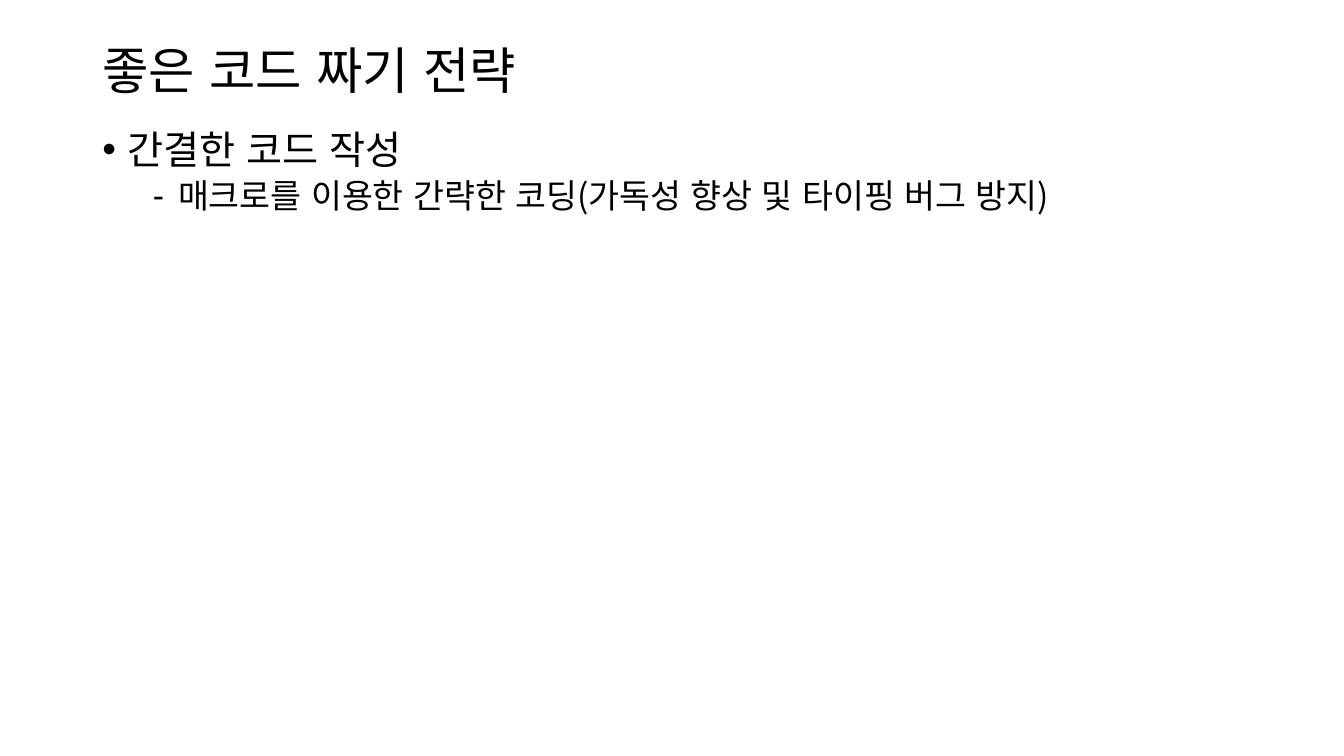
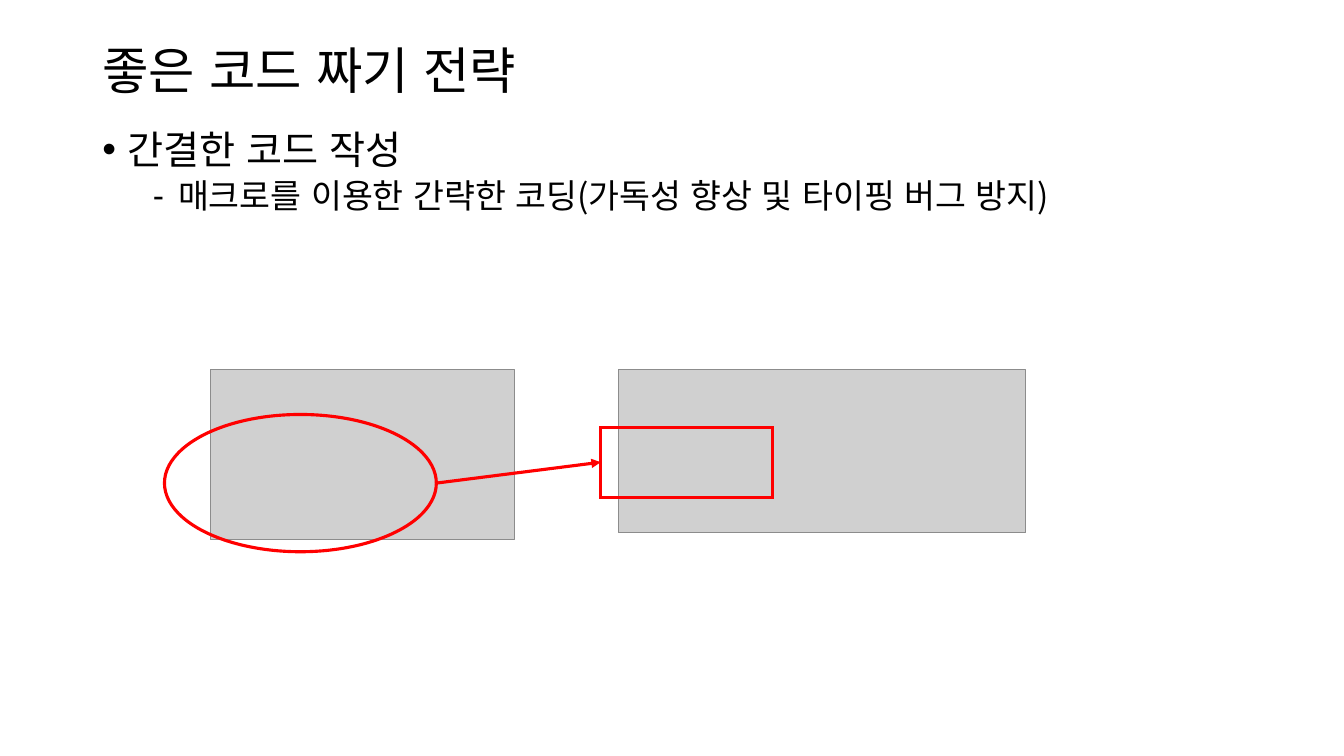
Before and after one commit to mystous/DSLab_Algo_Seminar, a slide deck: slide 6 of 001. 세미나 자료/01. 1차시/20140715 조규남 알고리즘문제해결전략 2, 3장.pptx. Drawn at 1344x756 pixels with LibreOffice and Linux fonts; fonts in the diff are those of the drawing; grey boxes stand for pictures. Boxes give left, top, right and bottom in pixels: in the first picture for what was removed or moved away, otherwise in the second. Text is boxed around its words. In the diff, an @@ line names an element or a change of style, - is before the commit and + after.

Commit message:
발표 자료 업데이트

```diff
--- a/001. 세미나 자료/01. 1차시/20140715 조규남 알고리즘문제해결전략 2, 3장.pptx
+++ b/001. 세미나 자료/01. 1차시/20140715 조규남 알고리즘문제해결전략 2, 3장.pptx
@@ group added at (164,370,1026,552): 2 pictures, 1 ellipse, 1 rectangle, 1 arrow @@
```
